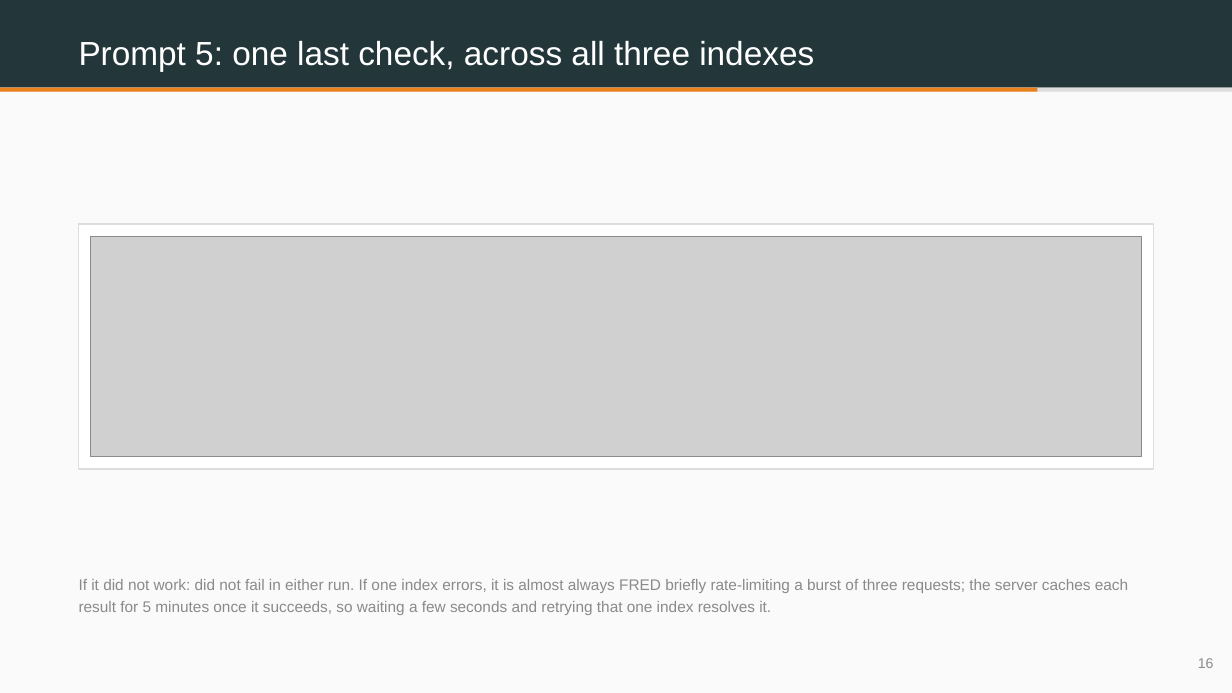
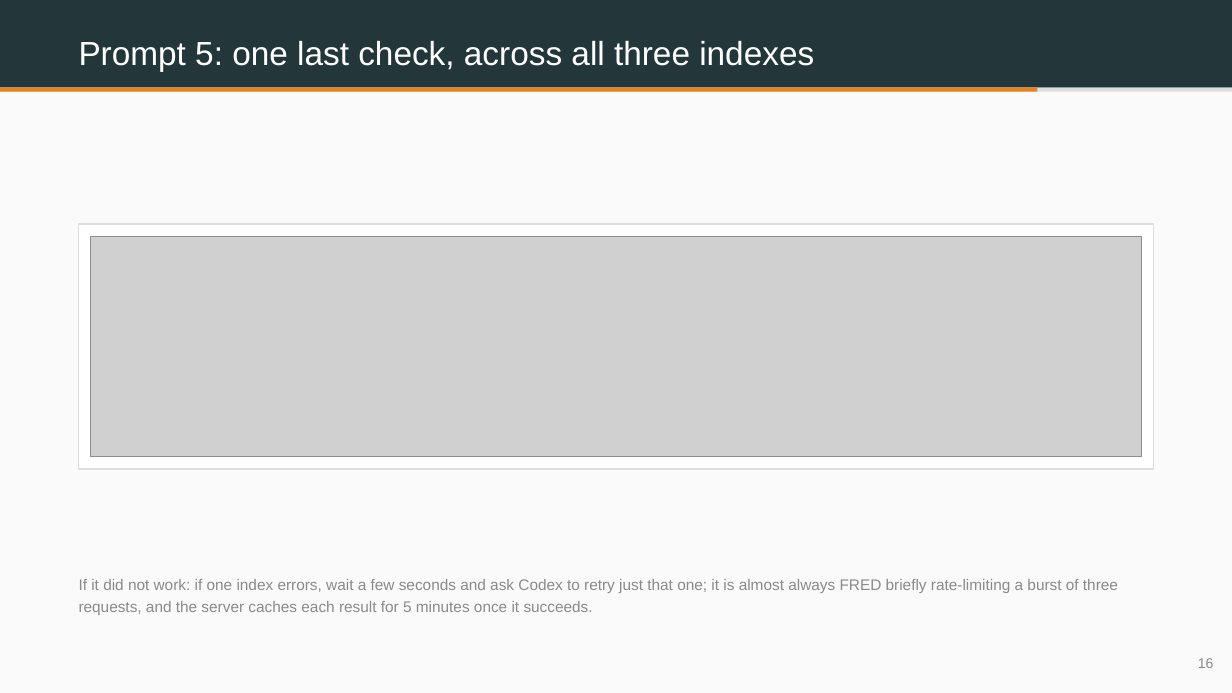
Before and after one commit to benjiesotelo-sudo/Telos_FIN1209, a slide deck: slide 16 of special-lecture/FIN1209-Special-Lecture-3-BuildIt-Student-Edition.pptx. Drawn at 1232x693 pixels with LibreOffice and Linux fonts; fonts in the diff are those of the drawing; grey boxes stand for pictures. Boxes give left, top, right and bottom in pixels: in the first picture for what was removed or moved away, otherwise in the second. Text is boxed around its words. In the diff, an @@ line names an element or a change of style, - is before the commit and + after.

```diff
--- a/special-lecture/FIN1209-Special-Lecture-3-BuildIt-Student-Edition.pptx
+++ b/special-lecture/FIN1209-Special-Lecture-3-BuildIt-Student-Edition.pptx
@@ text at <box>79,579,1118,615</box>: text changed @@
-If it did not work: did not fail in either run. If one index errors, it is almost always FRED briefly rate-limiting a burst of three requests; the server caches each result for 5 minutes once it succeeds, so waiting a few seconds and retrying that one index resolves it.
+If it did not work: if one index errors, wait a few seconds and ask Codex to retry just that one; it is almost always FRED briefly rate-limiting a burst of three requests, and the server caches each result for 5 minutes once it succeeds.
```
Also in this commit, not shown: 5 other slides changed, 8 other files.
